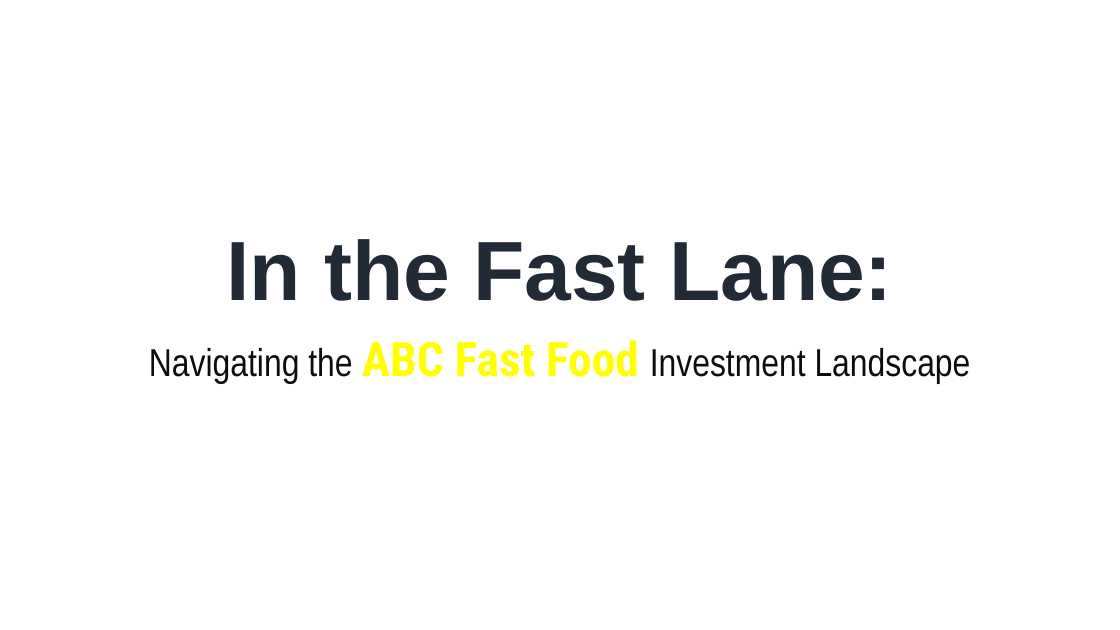
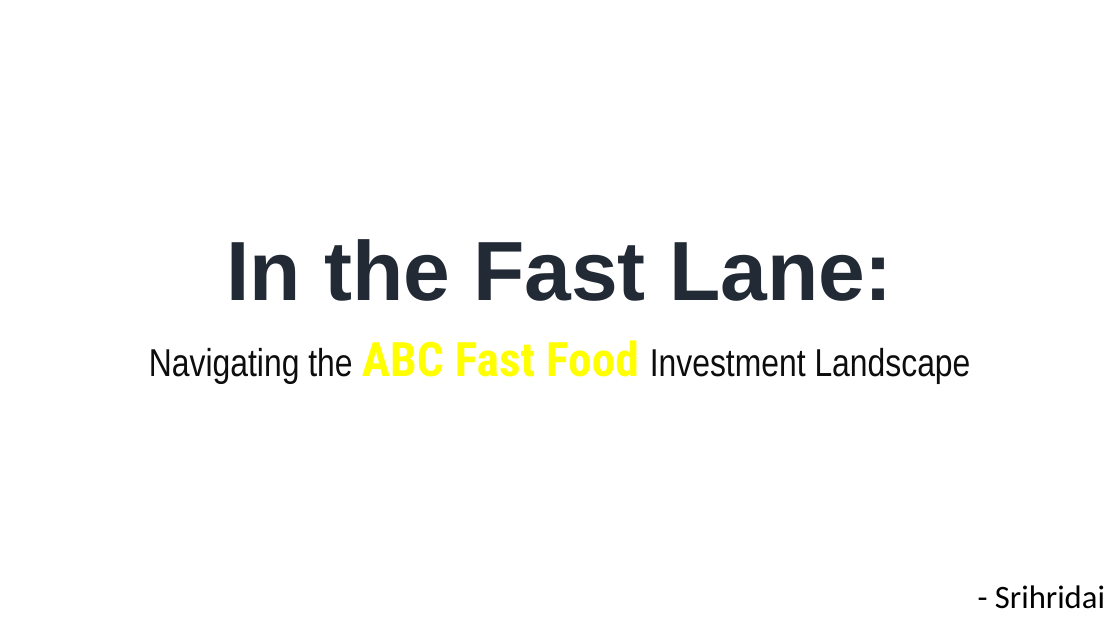
Before and after one commit to BhanuSrihridai/Sparklemiknds, a slide deck: slide 1 of In the Fast Lane.pptx. Drawn at 1120x630 pixels with LibreOffice and Linux fonts; fonts in the diff are those of the drawing; background and template pictures are left out. Boxes give left, top, right and bottom in pixels: in the first picture for what was removed or moved away, otherwise in the second. Text is boxed around its words. In the diff, an @@ line names an element or a change of style, - is before the commit and + after.

```diff
--- a/In the Fast Lane.pptx
+++ b/In the Fast Lane.pptx
@@ text added at bbox=[995, 585, 1105, 609], 28 pt, text #000000 @@
+- Srihridai
```
Also in this commit, not shown: 2 other slides changed.
